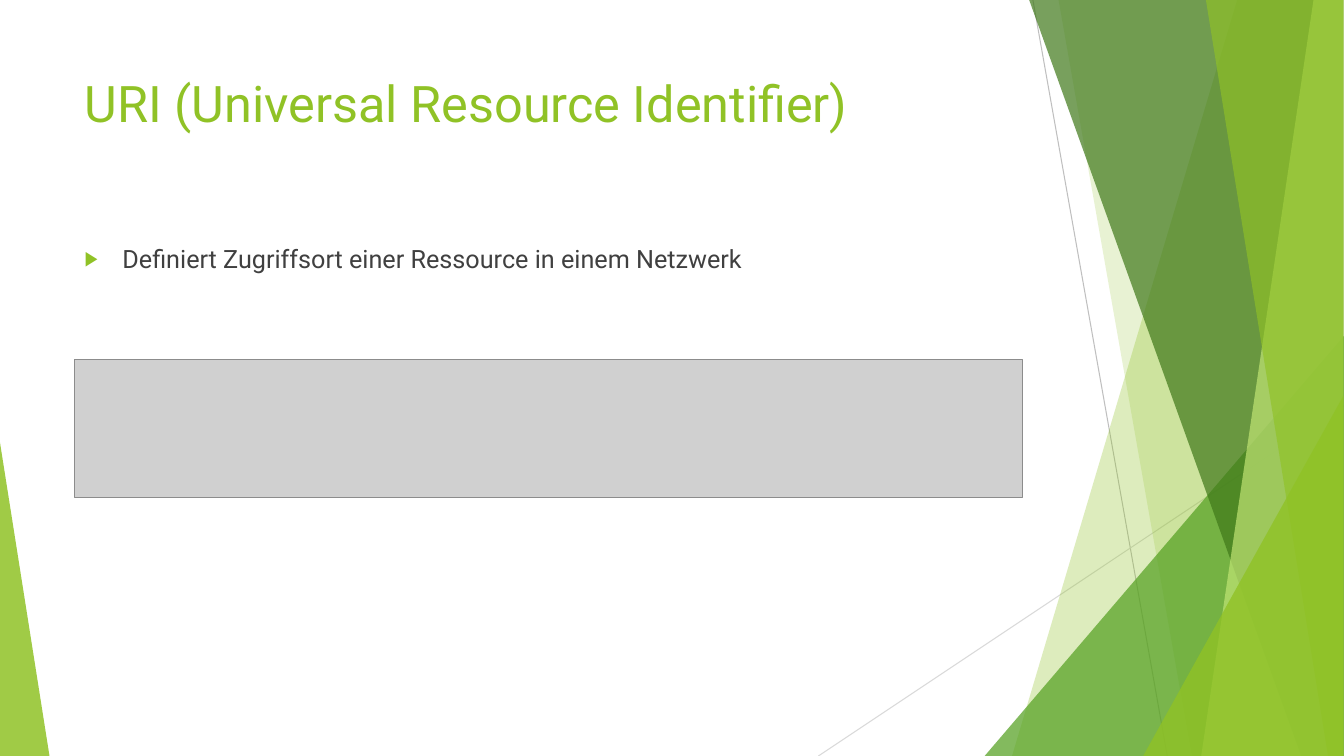
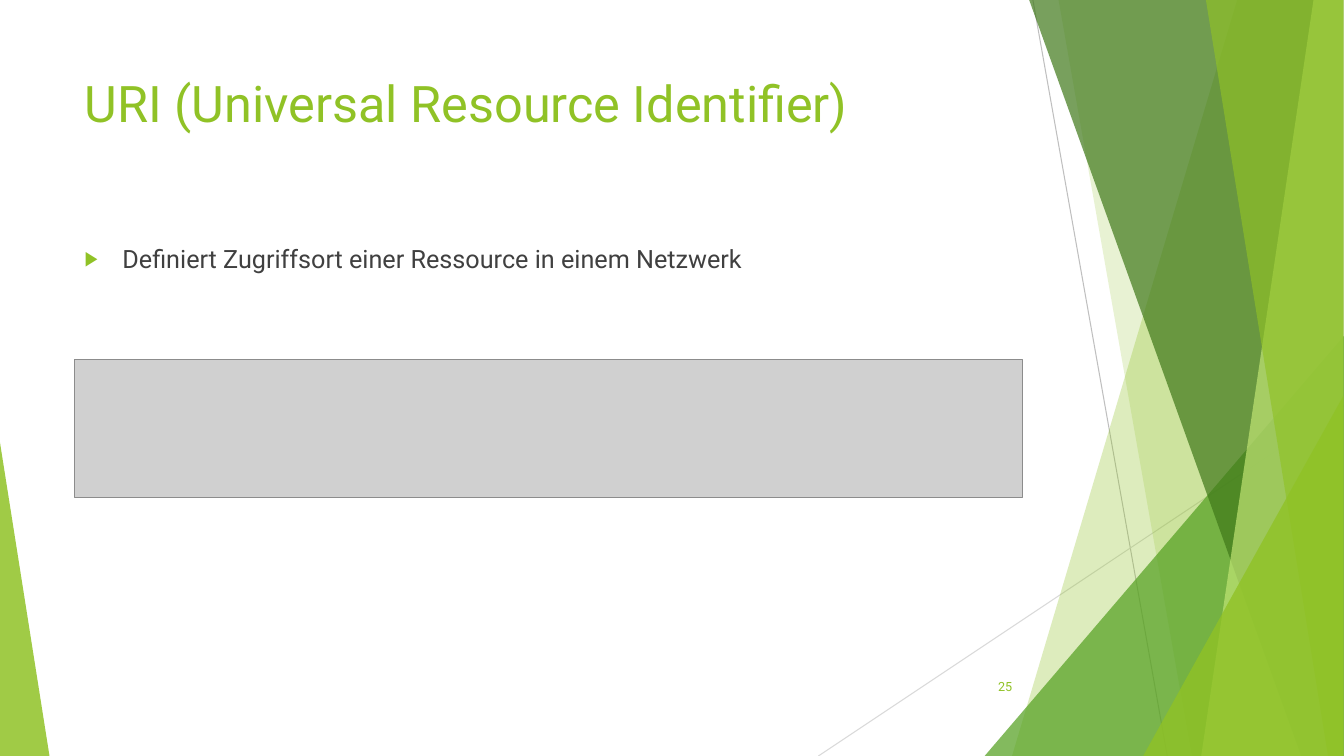
Before and after one commit to Ufo391/KSWE_DOKU, a slide deck: slide 25 of Vortrag/Mobile Anwendungsentwicklung.ppt (slide 22 before the commit). Drawn at 1344x756 pixels with LibreOffice and Linux fonts; fonts in the diff are those of the drawing; grey boxes stand for pictures. Boxes give left, top, right and bottom in pixels: in the first picture for what was removed or moved away, otherwise in the second. Text is boxed around its words. In the diff, an @@ line names an element or a change of style, - is before the commit and + after.

```diff
--- a/Vortrag/Mobile Anwendungsentwicklung.ppt
+++ b/Vortrag/Mobile Anwendungsentwicklung.ppt
@@ page number added at box(998, 682, 1012, 691), 9 pt, text #90C226 @@
+25
```
Also in this commit, not shown: 23 other slides changed, 3 slides added.
